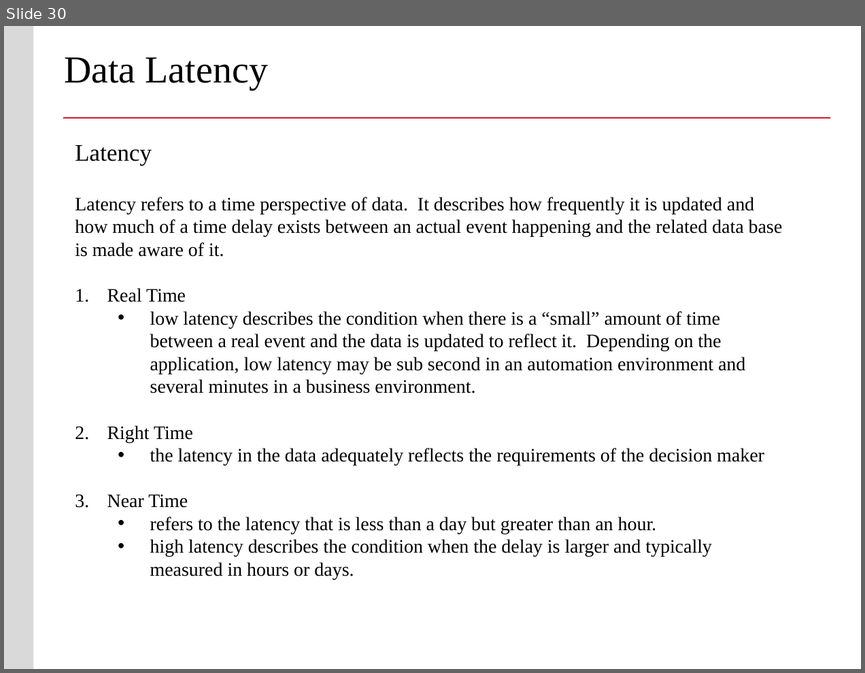
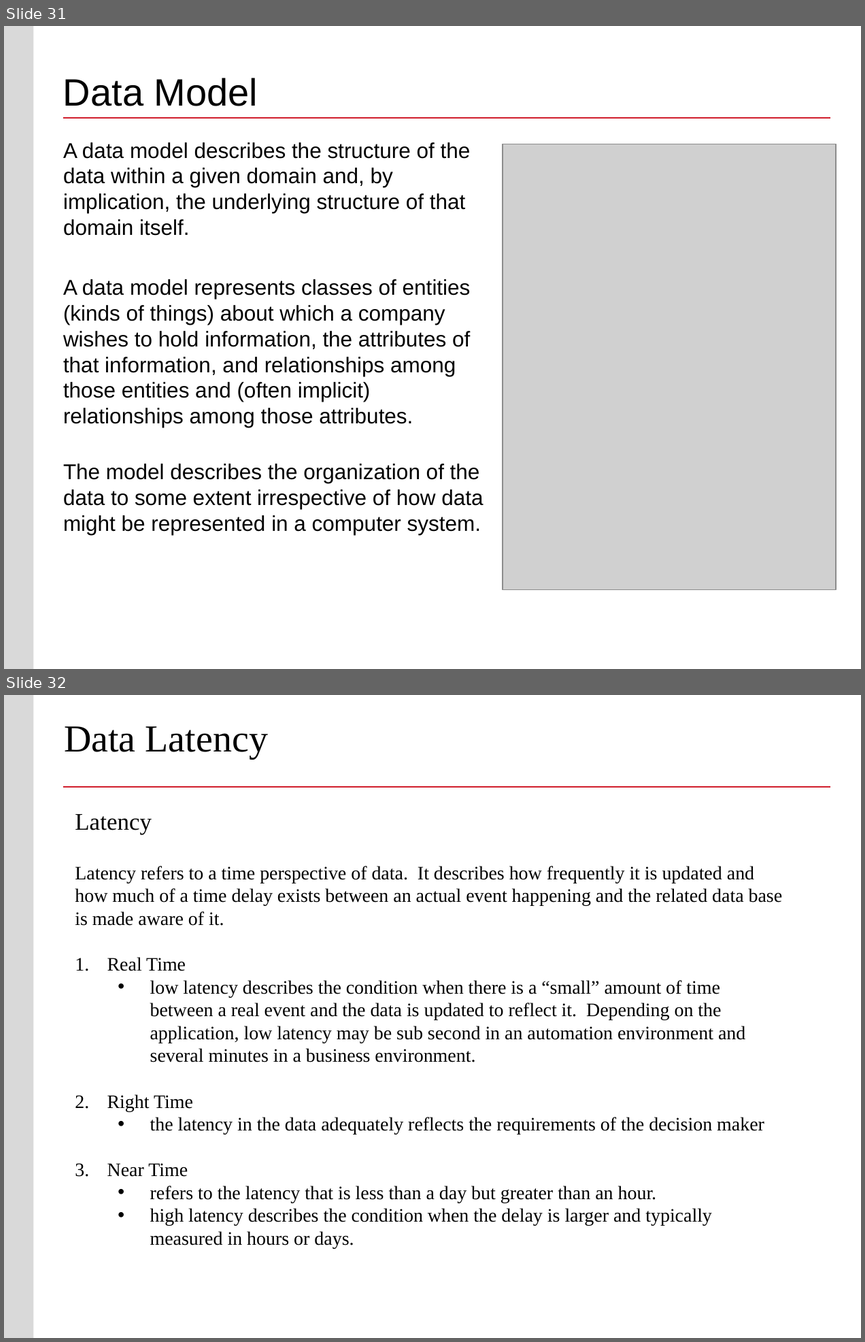
Before and after one commit to buyuhuang/csda1000_FT, a slide deck: day2/1. Lecture/day2_intro_analytics_viz.pptx. Shown one above the other, each under a label of ours: slide 30 before the commit, slides 31 and 32 after it. The pictures are 865x673 and 865x1342 pixels, drawn with LibreOffice and Linux fonts; fonts in the diff are those of the drawing; grey boxes stand for pictures; background and template pictures are left out. Boxes give left, top, right and bottom in pixels: in the first picture for what was removed or moved away, otherwise in the second. Text is boxed around its words. In the diff, an @@ line names an element or a change of style, - is before the commit and + after.

```diff
--- a/day2/1. Lecture/day2_intro_analytics_viz.pptx
+++ b/day2/1. Lecture/day2_intro_analytics_viz.pptx
@@ slide 31 added at <box>4,26,861,669</box>, background #FFFFFF; not listed: 2 template elements that a slide beside it also shows @@
@@ title added at <box>63,78,258,106</box>, 32 pt, text #000000 @@
+Data Model
@@ text added at <box>63,142,483,535</box>, 18 pt, text #000000 @@
+A data model describes the structure of the data within a given domain and, by implication, the underlying structure of that domain itself.
+A data model represents classes of entities (kinds of things) about which a company wishes to hold information, the attributes of that information, and relationships among those entities and (often implicit) relationships among those attributes.
+The model describes the organization of the data to some extent irrespective of how data might be represented in a computer system.
@@ picture added at <box>502,144,836,590</box> @@
@@ what was slide 30 is now slide 32 @@
```
Also in this commit, not shown: 2 slides changed, 2 other slides added, 1 slide removed, 13 other files.
